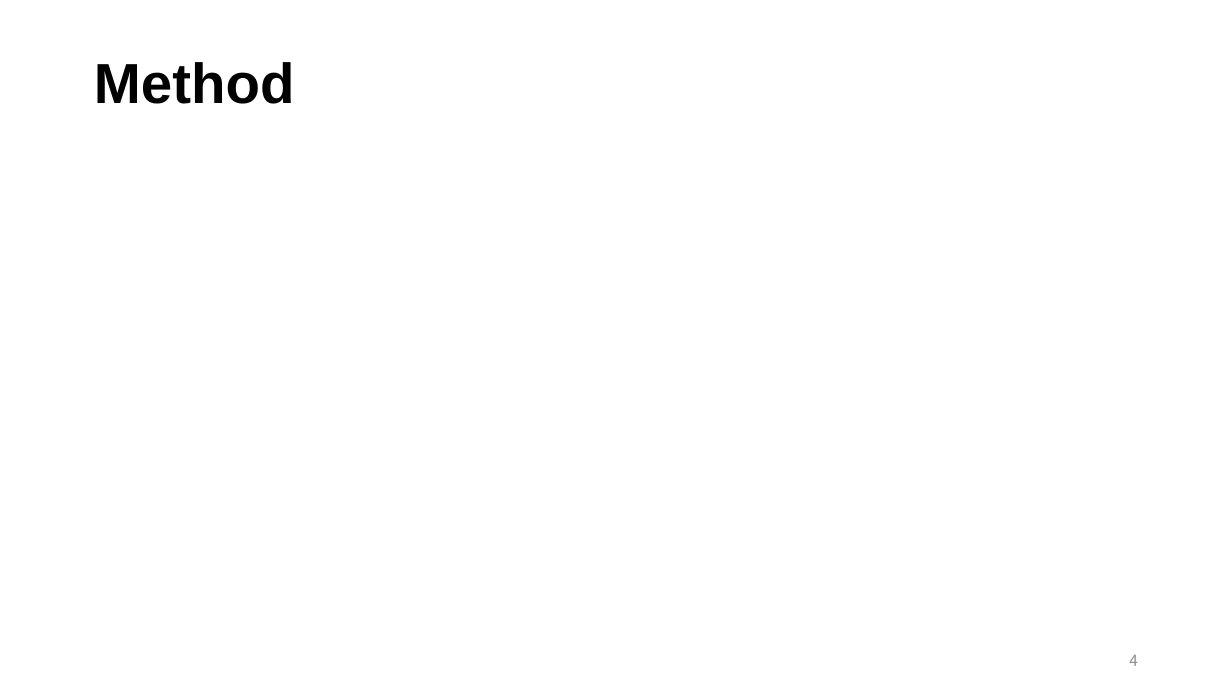
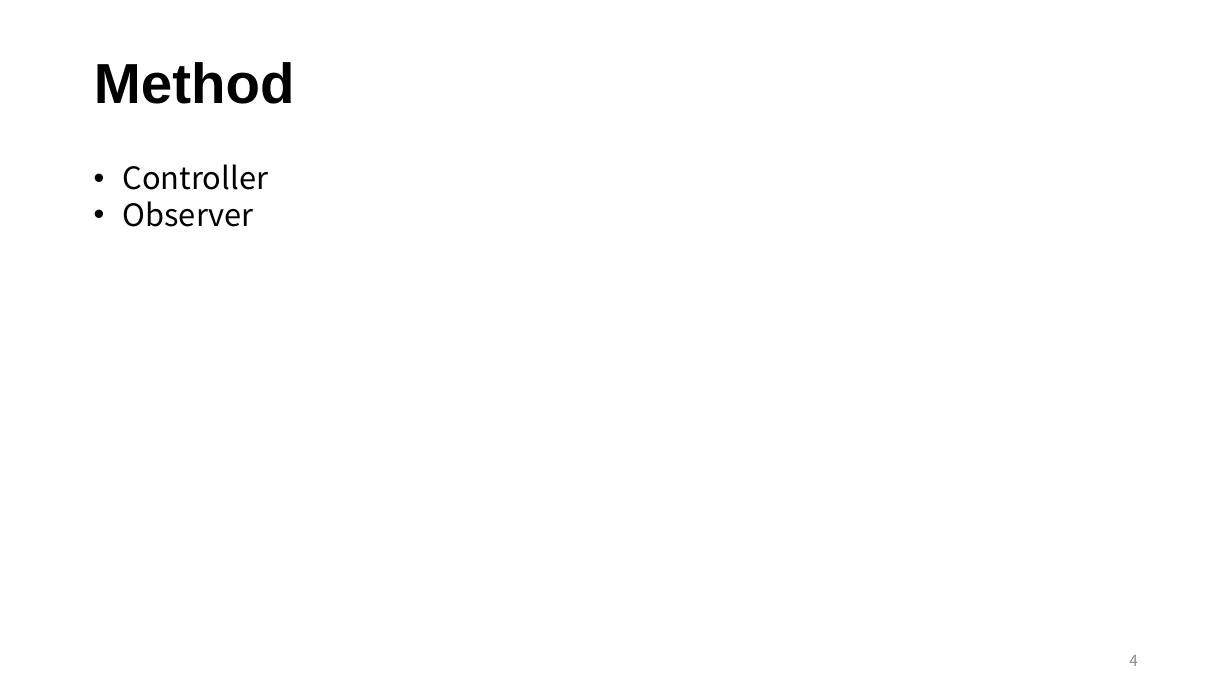
Before and after one commit to reimiogi/EnglishReport, a slide deck: slide 5 of english_mid.pptx. Drawn at 1232x693 pixels with LibreOffice and Linux fonts; fonts in the diff are those of the drawing. Boxes give left, top, right and bottom in pixels: in the first picture for what was removed or moved away, otherwise in the second. Text is boxed around its words. In the diff, an @@ line names an element or a change of style, - is before the commit and + after.

```diff
--- a/english_mid.pptx
+++ b/english_mid.pptx
@@ text added at (x1=123, y1=164, x2=269, y2=227), 24 pt, text #000000 @@
+• Controller
+• Observer
```
Also in this commit, not shown: 1 other slide changed.
